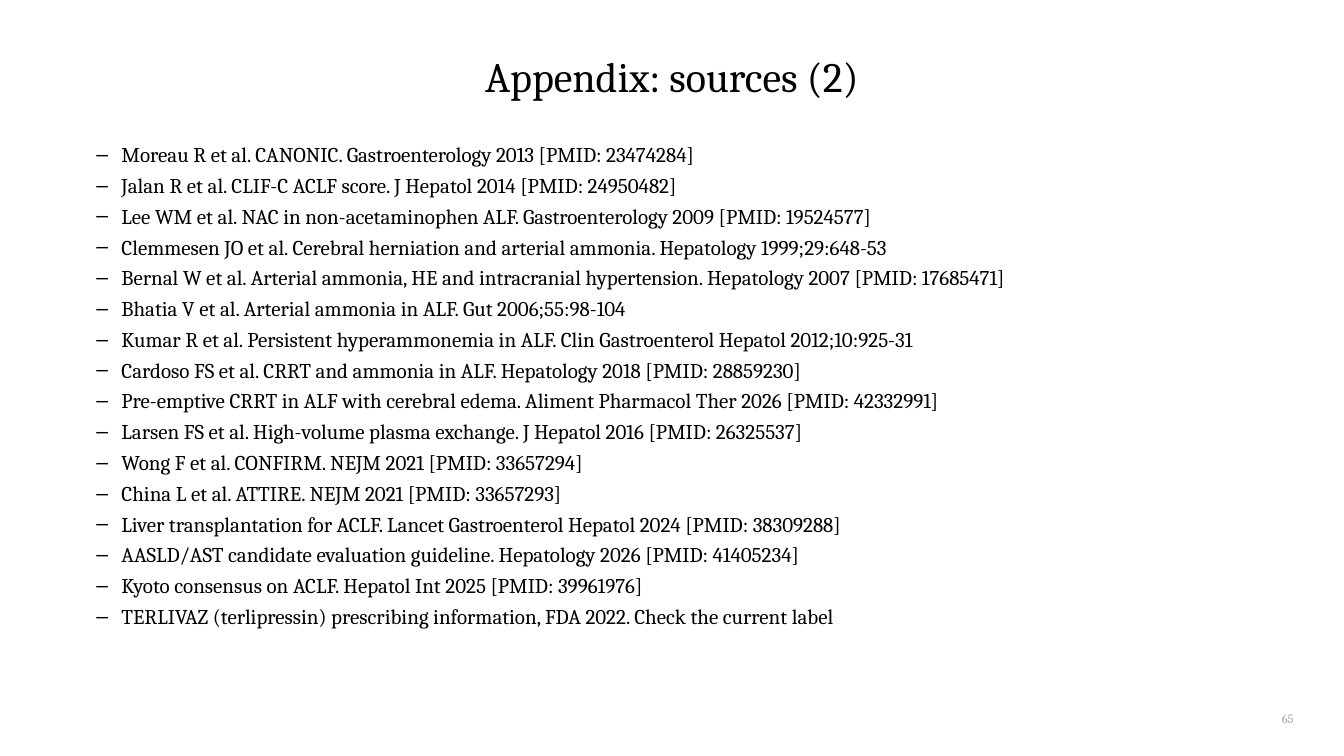
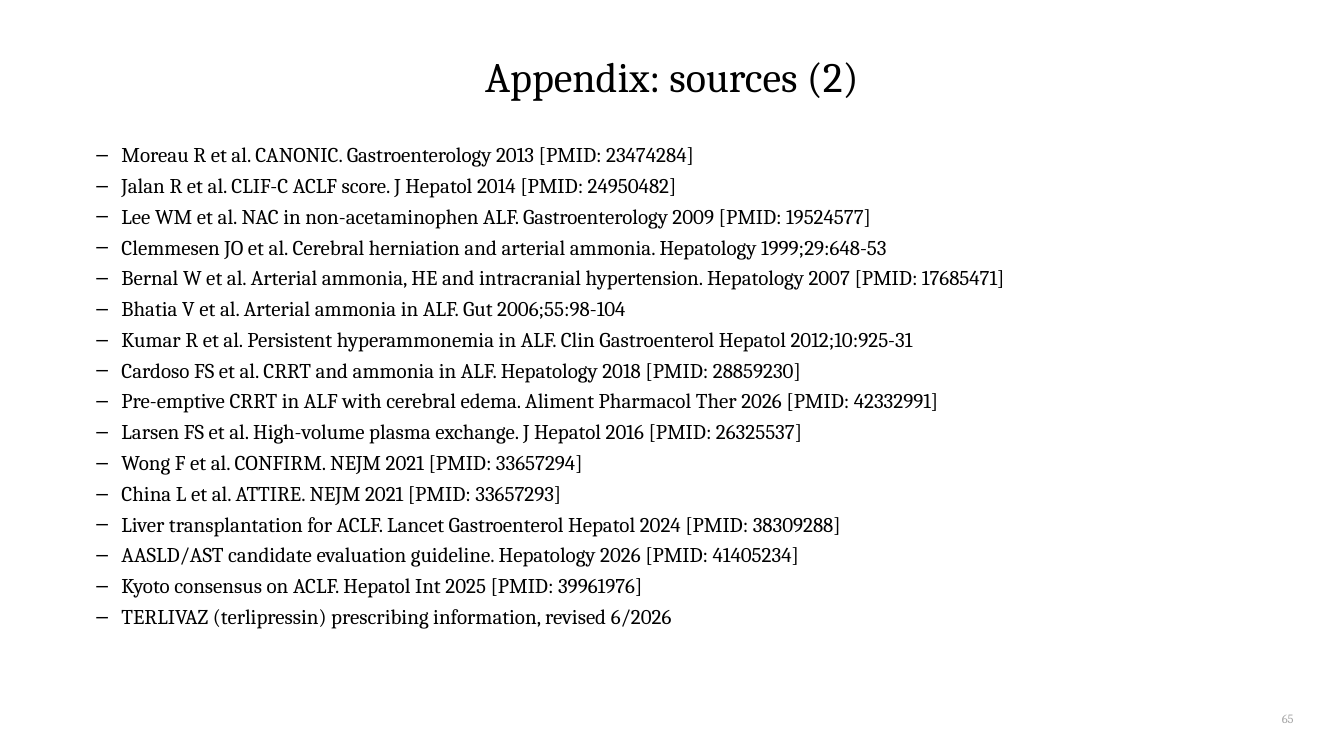
Before and after one commit to qaddodi/mohammad-almeqdadi-lectures, a slide deck: slide 65 of lectures/acute-liver-failure-aclf-in-icu/ALF and ACLF in the ICU.pptx. Drawn at 1344x756 pixels with LibreOffice and Linux fonts; fonts in the diff are those of the drawing. Boxes give left, top, right and bottom in pixels: in the first picture for what was removed or moved away, otherwise in the second. Text is boxed around its words. In the diff, an @@ line names an element or a change of style, - is before the commit and + after.

```diff
--- a/lectures/acute-liver-failure-aclf-in-icu/ALF and ACLF in the ICU.pptx
+++ b/lectures/acute-liver-failure-aclf-in-icu/ALF and ACLF in the ICU.pptx
@@ text at bbox=[121, 609, 672, 629]: text changed @@
-– TERLIVAZ (terlipressin) prescribing information, FDA 2022. Check the current label
+– TERLIVAZ (terlipressin) prescribing information, revised 6/2026
```
Also in this commit, not shown: 12 other slides changed, 1 other file.
